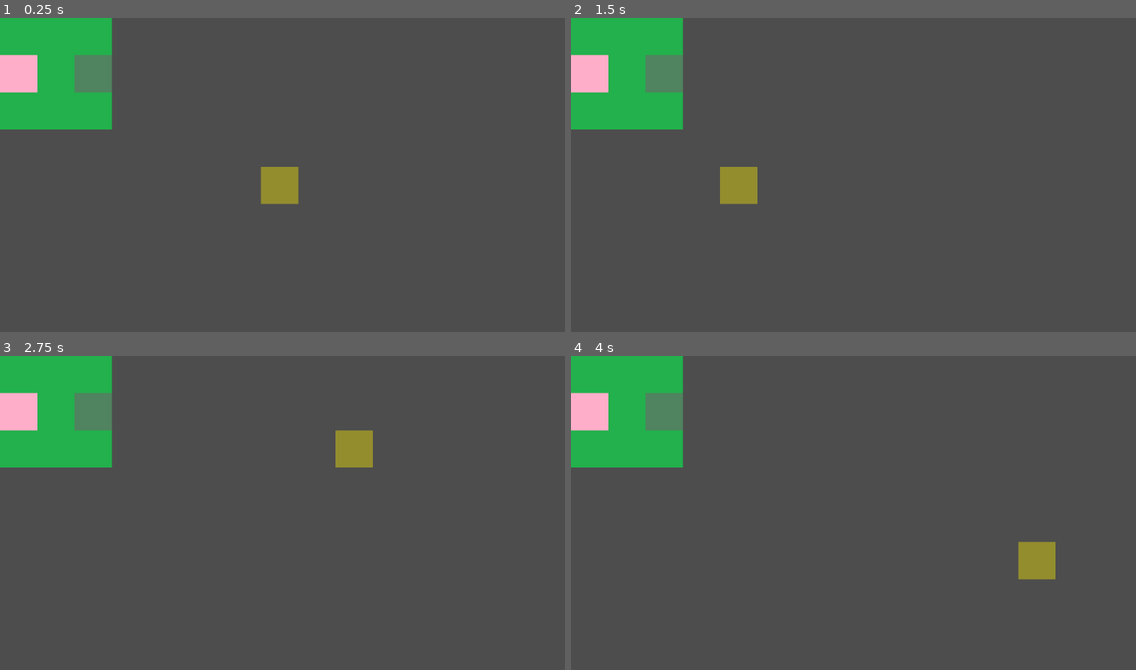
Above: before the commit, frames 1-4 (two rows, left to right).
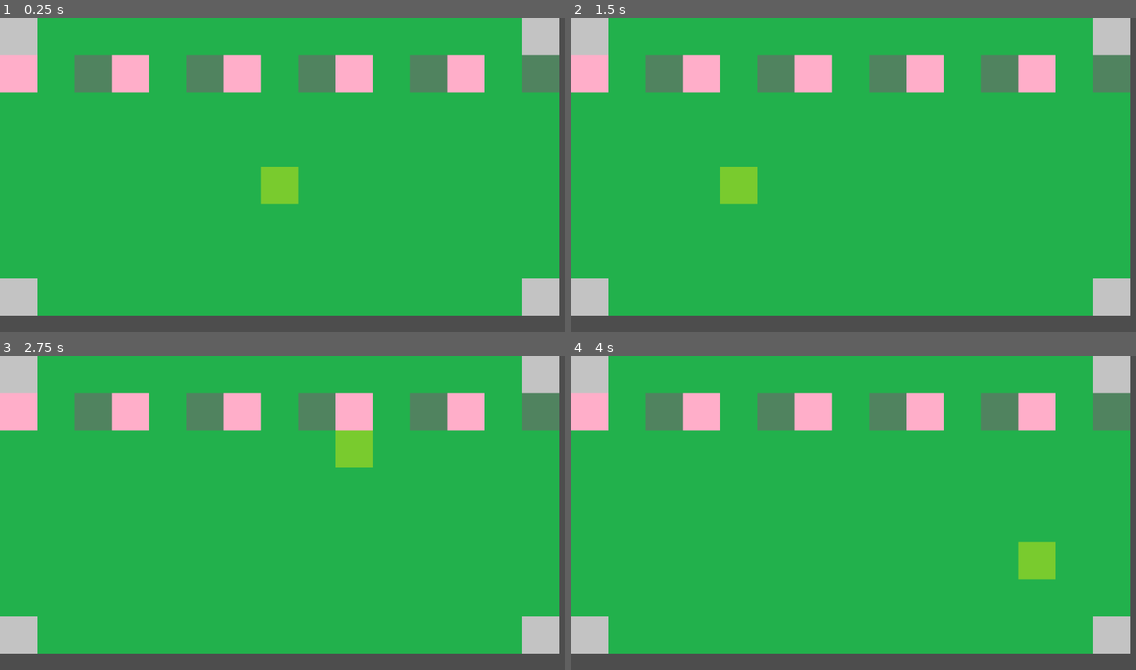
Above: after the commit, the same moments.

Repository: PlatinumSkink/Infantry-Wars-V1
Game: Godot game, scene res://scenes/generated_map.tscn
Two runs of this game, one before a commit and one after it. Both use one fixed random seed, a clock stepped at 60 frames per second and the inputs below.
Inputs (mouse positions are in pixels of both pictures, inside the frame that each line leads up to):
- Up to frame 1 (0.25 s): no input
- Up to frame 2 (1.5 s): tap Enter at 0.5 s; move the mouse to (977, 159) at 0.52 s; press the mouse at (977, 159) at 0.53 s; tap Space at 1.25 s; move the mouse to (740, 190) at 1.27 s; release the mouse at (740, 190) at 1.28 s; click (740, 190) at 1.35 s
- Up to frame 3 (2.75 s): tap Enter at 2 s; move the mouse to (339, 443) at 2.02 s; press the mouse at (339, 443) at 2.03 s
- Up to frame 4 (4 s): tap Space at 2.75 s; move the mouse to (825, 575) at 2.77 s; release the mouse at (825, 575) at 2.78 s; click (825, 575) at 2.85 s; tap Enter at 3.5 s; move the mouse to (1023, 560) at 3.52 s; press the mouse at (1023, 560) at 3.53 s

The runs differ from the first frame. In frame 1, 88% of the frame differs, in the area x 0-99%, y 0-95%; in frame 2, 88%; in frame 3, 88%; in frame 4, 88%.
Error after the commit: Invalid access of index '10.0' on a base object of type: 'Array'. (res://scripts/generated_map.gd:116)

Commit message:
Generated map camera code

Diff:
--- a/scenes/generated_map.tscn
+++ b/scenes/generated_map.tscn
@@ -11,3 +11,7 @@
 z_index = 1
 texture = ExtResource("2_l1oju")
 centered = false
+
+[node name="Camera2D" type="Camera2D" parent="." unique_id=2041094251]
+anchor_mode = 0
+drag_vertical_enabled = true
--- a/scenes/terrain/forest.tscn
+++ b/scenes/terrain/forest.tscn
@@ -9,13 +9,13 @@
 hiding_defense = 3
 burnable = true
 fire_spread_chance = 20
-movement_cost = Dictionary[Variant, float]({
+movement_cost = Dictionary[int, float]({
 0: 1.5,
 1: 99.0,
 2: 3.0,
 3: 1.0
 })
-leave_cost = Dictionary[Variant, float]({
+leave_cost = Dictionary[int, float]({
 0: 1.5,
 2: 3.0
 })
--- a/scripts/generated_map.gd
+++ b/scripts/generated_map.gd
@@ -13,6 +13,9 @@
 const TRENCH = preload("uid://bo7oe1pauol3d")
 const WASTELAND = preload("uid://dmk0ogaalafow")
 const WATER = preload("uid://clov3pgyy2heg")
+
+@onready var camera_2d: Camera2D = $Camera2D
+@export var camera_speed: int = 500
 
 var terrain_dictionary: Dictionary[Globals.Terrain, Resource] = {
 	Globals.Terrain.Forest: FOREST,
@@ -31,9 +34,14 @@
 }
 
 var test_map = [
-	[1, 1, 1],
-	[2, 1, 0],
-	[1, 1, 1],
+	[4, 1, 1, 1, 1, 1, 1, 1, 1, 1, 1, 1, 1, 1, 4],
+	[2, 1, 0, 2, 1, 0, 2, 1, 0, 2, 1, 0, 2, 1, 0],
+	[1, 1, 1, 1, 1, 1, 1, 1, 1, 1, 1, 1, 1, 1, 1],
+	[1, 1, 1, 1, 1, 1, 1, 1, 1, 1, 1, 1, 1, 1, 1],
+	[1, 1, 1, 1, 1, 1, 1, 1, 1, 1, 1, 1, 1, 1, 1],
+	[1, 1, 1, 1, 1, 1, 1, 1, 1, 1, 1, 1, 1, 1, 1],
+	[1, 1, 1, 1, 1, 1, 1, 1, 1, 1, 1, 1, 1, 1, 1],
+	[4, 1, 1, 1, 1, 1, 1, 1, 1, 1, 1, 1, 1, 1, 4],
 ]
 var map_width: int = 0
 var map_height: int = 0
@@ -64,14 +72,32 @@
 		tile_map.append(new_row)
 
 # Called every frame. 'delta' is the elapsed time since the previous frame.
-func _process(_delta: float) -> void:
+func _process(delta: float) -> void:
 	var mousePos: Vector2 = get_global_mouse_position()
 	var x = floorf(mousePos.x / pixels)
 	var y = floorf(mousePos.y / pixels)
-	#if is_in_bounds(x, y):
-	zone.position = Vector2(x * pixels, y * pixels)
-	#else:
-		#zone.position.x = -500
+	if is_in_bounds(x, y):
+		zone.position = Vector2(x * pixels, y * pixels)
+	else:
+		zone.position.x = -500
+	var viewport_size = get_viewport_rect().size
+	var twenty_percent_of_width = viewport_size / 5
+	if mousePos.x < twenty_percent_of_width.x + camera_2d.position.x:
+		camera_2d.position.x -= camera_speed * delta
+		if camera_2d.position.x < 0:
+			camera_2d.position.x = 0
+	if mousePos.y < twenty_percent_of_width.y + camera_2d.position.y:
+		camera_2d.position.y -= camera_speed * delta
+		if camera_2d.position.y < 0:
+			camera_2d.position.y = 0
+	if mousePos.x > viewport_size.x - twenty_percent_of_width.x + camera_2d.position.x:
+		camera_2d.position.x += camera_speed * delta
+		if camera_2d.position.x + viewport_size.x > map_width * pixels:
+			camera_2d.position.x = map_width * pixels - viewport_size.x
+	if mousePos.y  > viewport_size.y - twenty_percent_of_width.y + camera_2d.position.y:
+		camera_2d.position.y += camera_speed * delta
+		if camera_2d.position.y + viewport_size.y > map_height * pixels:
+			camera_2d.position.y = map_width * pixels - viewport_size.y
 
 func get_mouse_grid_coordinate() -> Vector2:
 	var mousePos: Vector2 = get_global_mouse_position()
